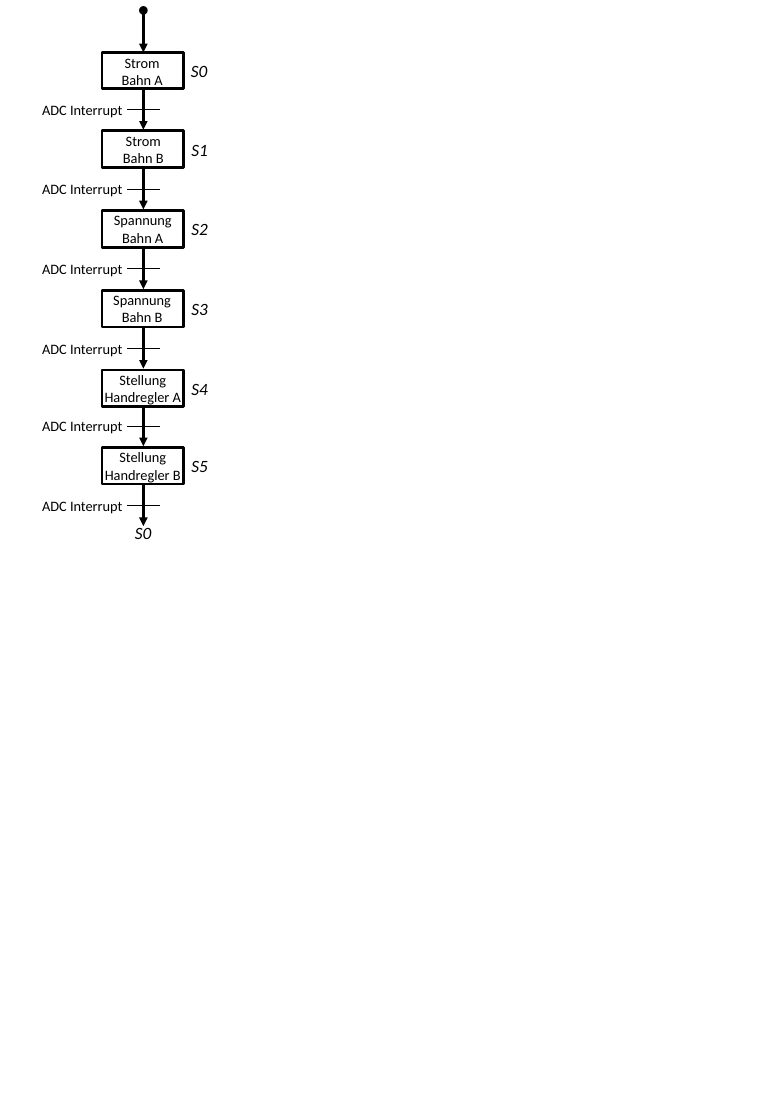
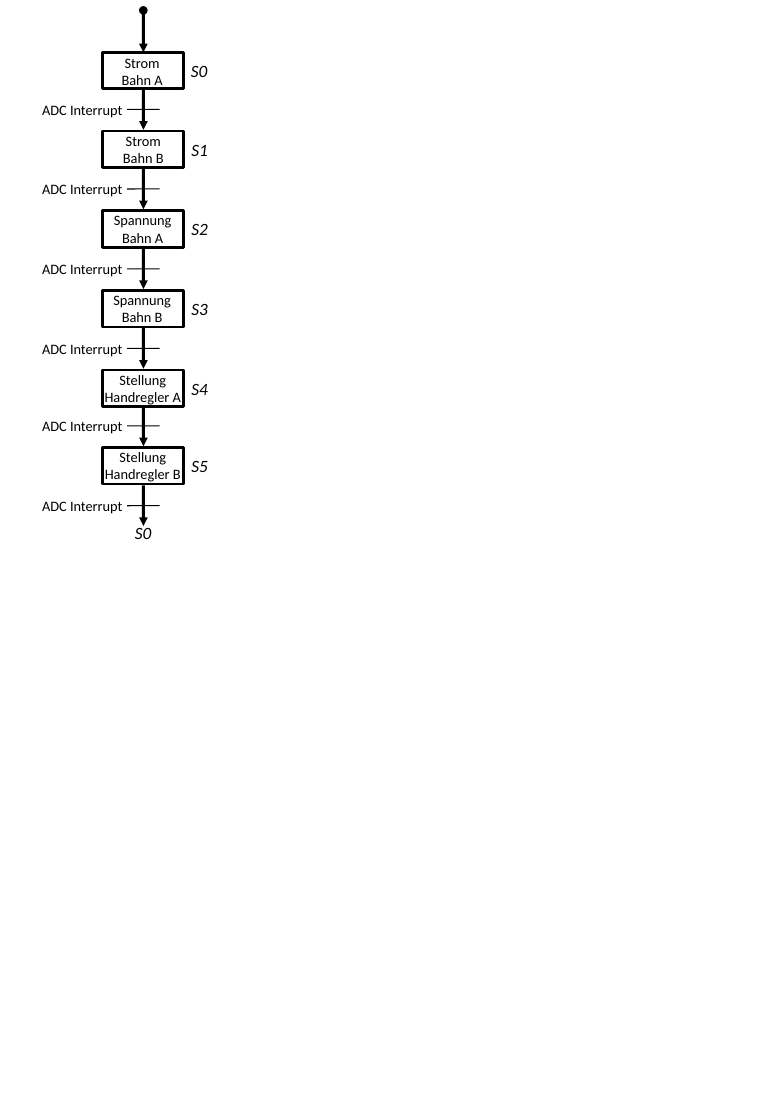
Before and after one commit to FlorianWeber1018/DokuProjektarbeit, a slide deck: slide 1 of rec/bilder a4.pptx. Drawn at 775x1120 pixels with LibreOffice and Linux fonts; fonts in the diff are those of the drawing. Boxes give left, top, right and bottom in pixels: in the first picture for what was removed or moved away, otherwise in the second. Text is boxed around its words. In the diff, an @@ line names an element or a change of style, - is before the commit and + after.

```diff
--- a/rec/bilder a4.pptx
+++ b/rec/bilder a4.pptx
@@ line (159, 189) - (127, 189): stroke #000000 0.5 pt to #000000 0.75 pt @@
@@ line (159, 269) - (127, 269): stroke #000000 0.5 pt to #000000 0.75 pt @@
@@ outline #000000 2 pt to #000000 2.01 pt in 3 elements at box(102, 211, 184, 247), box(102, 370, 184, 406), box(102, 447, 184, 484) @@
@@ line (159, 426) - (127, 426): stroke #000000 0.5 pt to #000000 0.75 pt @@
```
Also in this commit, not shown: 1 other slide changed, 5 other files.
